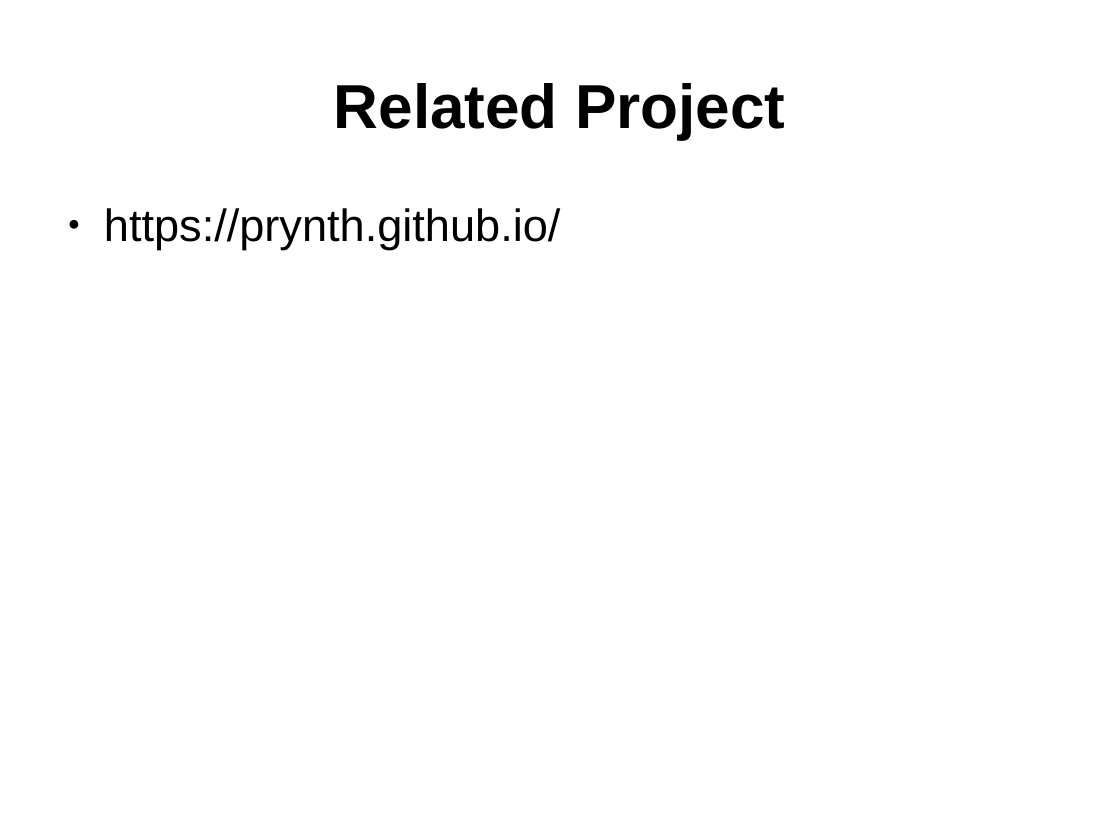
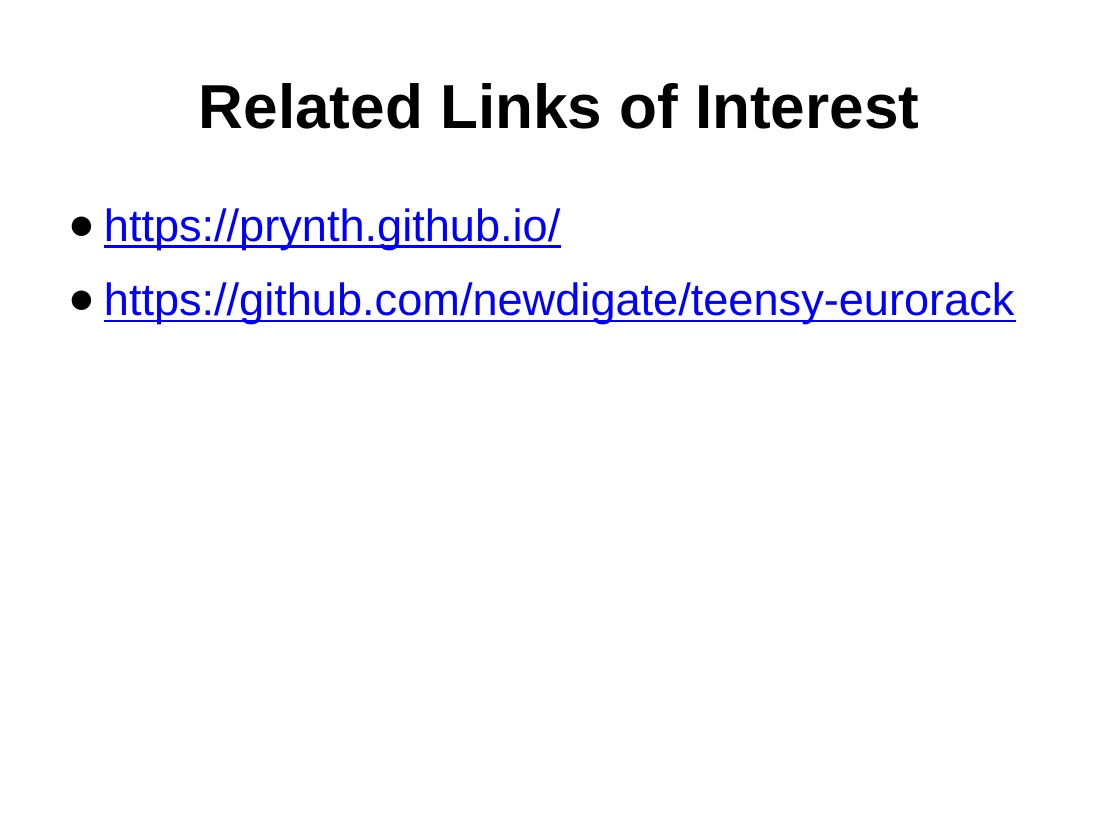
Before and after one commit to adadu/ctrlModularsSC, a slide deck: slide 14 of ctrlModularsSC_patchwerks2019sept7.odp. Drawn at 1120x840 pixels with LibreOffice and Linux fonts; fonts in the diff are those of the drawing. Boxes give left, top, right and bottom in pixels: in the first picture for what was removed or moved away, otherwise in the second. Text is boxed around its words. In the diff, an @@ line names an element or a change of style, - is before the commit and + after.

Commit message:
updated slides

```diff
--- a/ctrlModularsSC_patchwerks2019sept7.odp
+++ b/ctrlModularsSC_patchwerks2019sept7.odp
@@ text at (x1=199, y1=83, x2=919, y2=129): text changed @@
-Related Project
+Related Links of Interest
@@ text at (x1=104, y1=208, x2=560, y2=250): text colour #000000 to #0000FF, underline on in "https://prynth.github.io/"; less space between paragraphs @@
@@ text at (x1=104, y1=282, x2=1015, y2=324): paragraph added @@
+● https://github.com/newdigate/teensy-eurorack
```
Also in this commit, not shown: 13 other slides changed, 1 other file.
